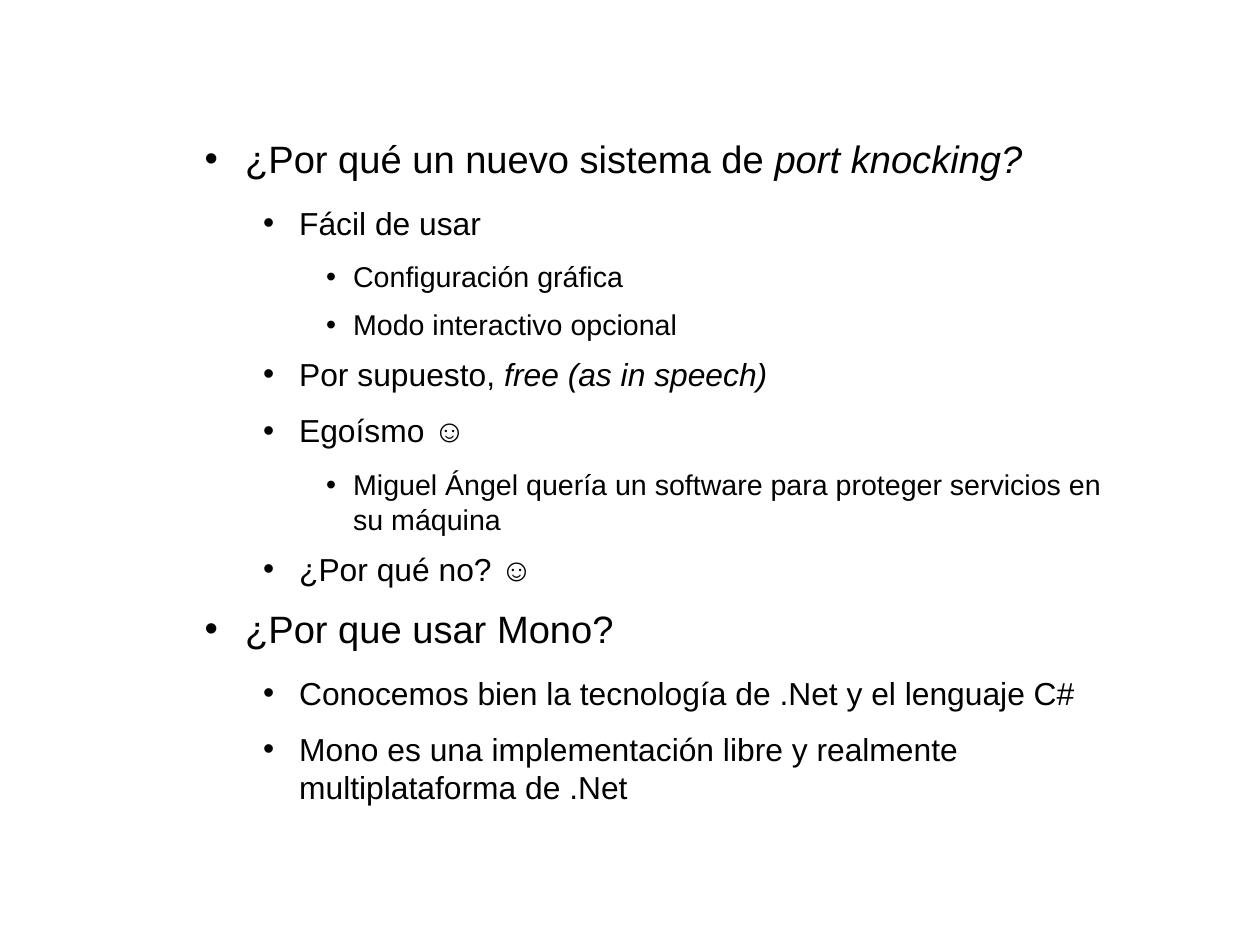
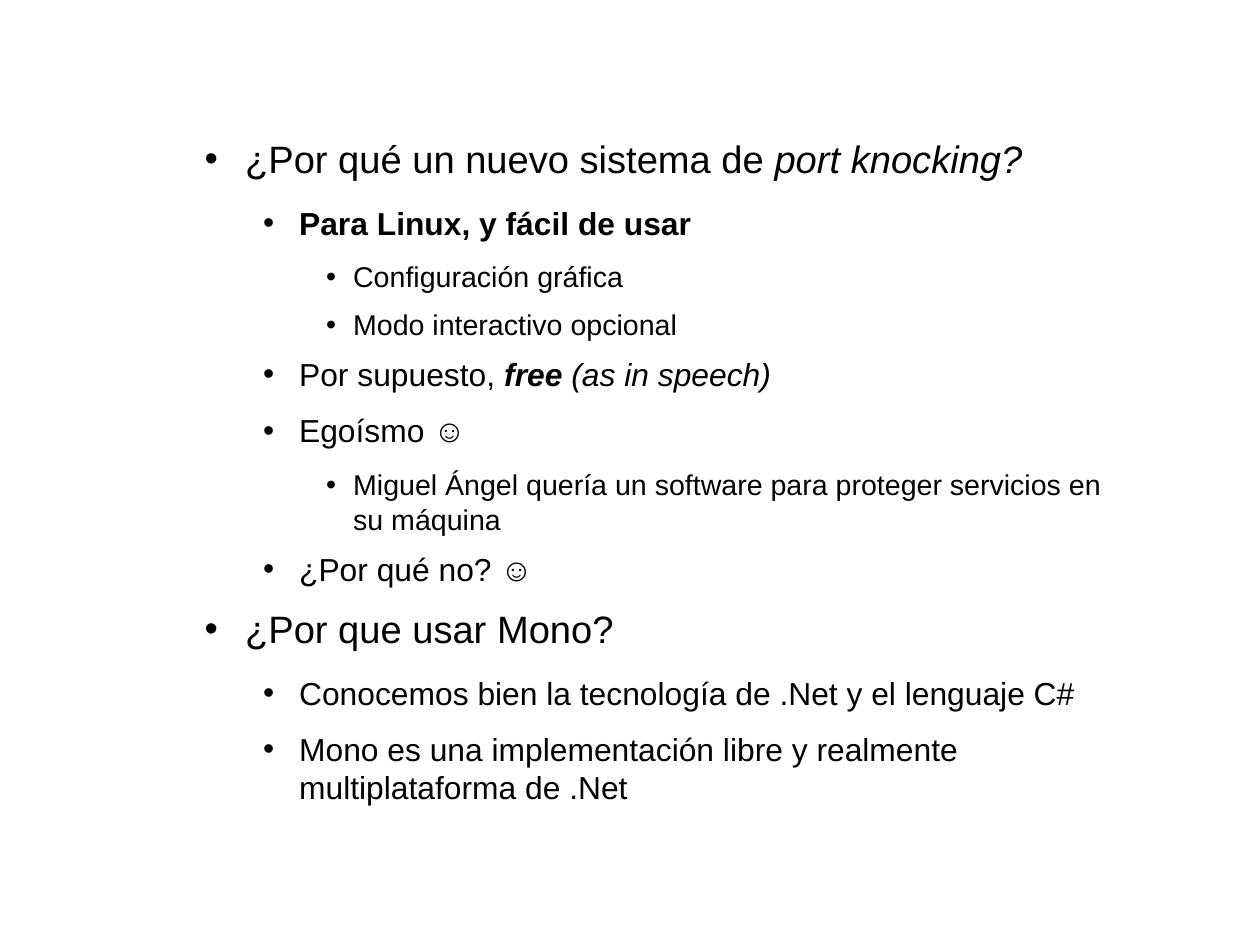
Before and after one commit to mangelp/sharpknocking, a slide deck: slide 4 of Doc/sharpknocking.odp. Drawn at 1260x945 pixels with LibreOffice and Linux fonts; fonts in the diff are those of the drawing; background and template pictures are left out. Boxes give left, top, right and bottom in pixels: in the first picture for what was removed or moved away, otherwise in the second. Text is boxed around its words. In the diff, an @@ line names an element or a change of style, - is before the commit and + after.

```diff
--- a/Doc/sharpknocking.odp
+++ b/Doc/sharpknocking.odp
@@ text at (x1=299, y1=211, x2=691, y2=240): text changed; bold on @@
-  • Fácil de usar
+  • Para Linux, y fácil de usar
@@ text at (x1=299, y1=363, x2=771, y2=392): bold on in "free" @@
```
Also in this commit, not shown: 6 other slides changed, 2 slides added, 1 slide removed.
